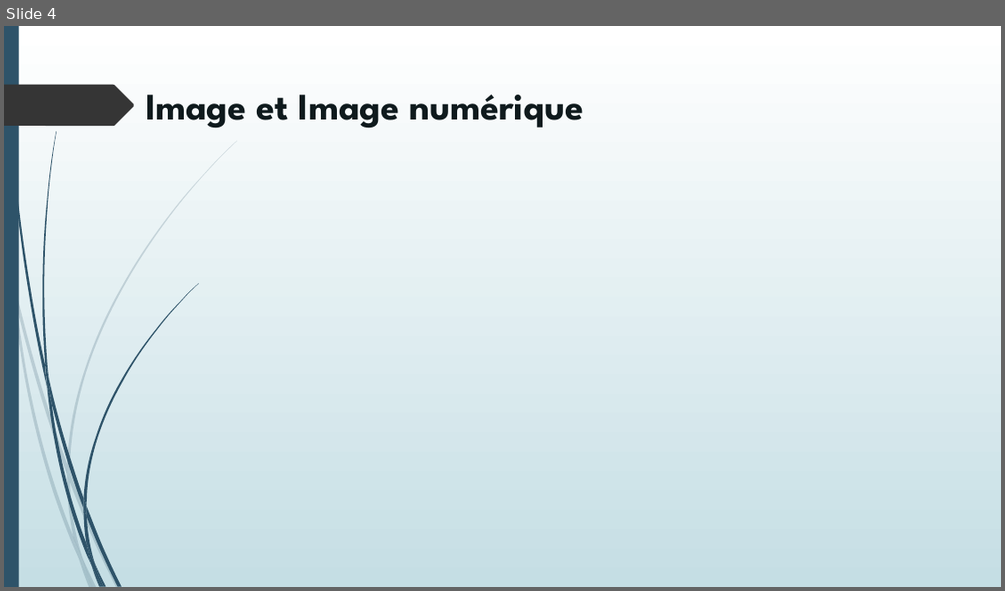
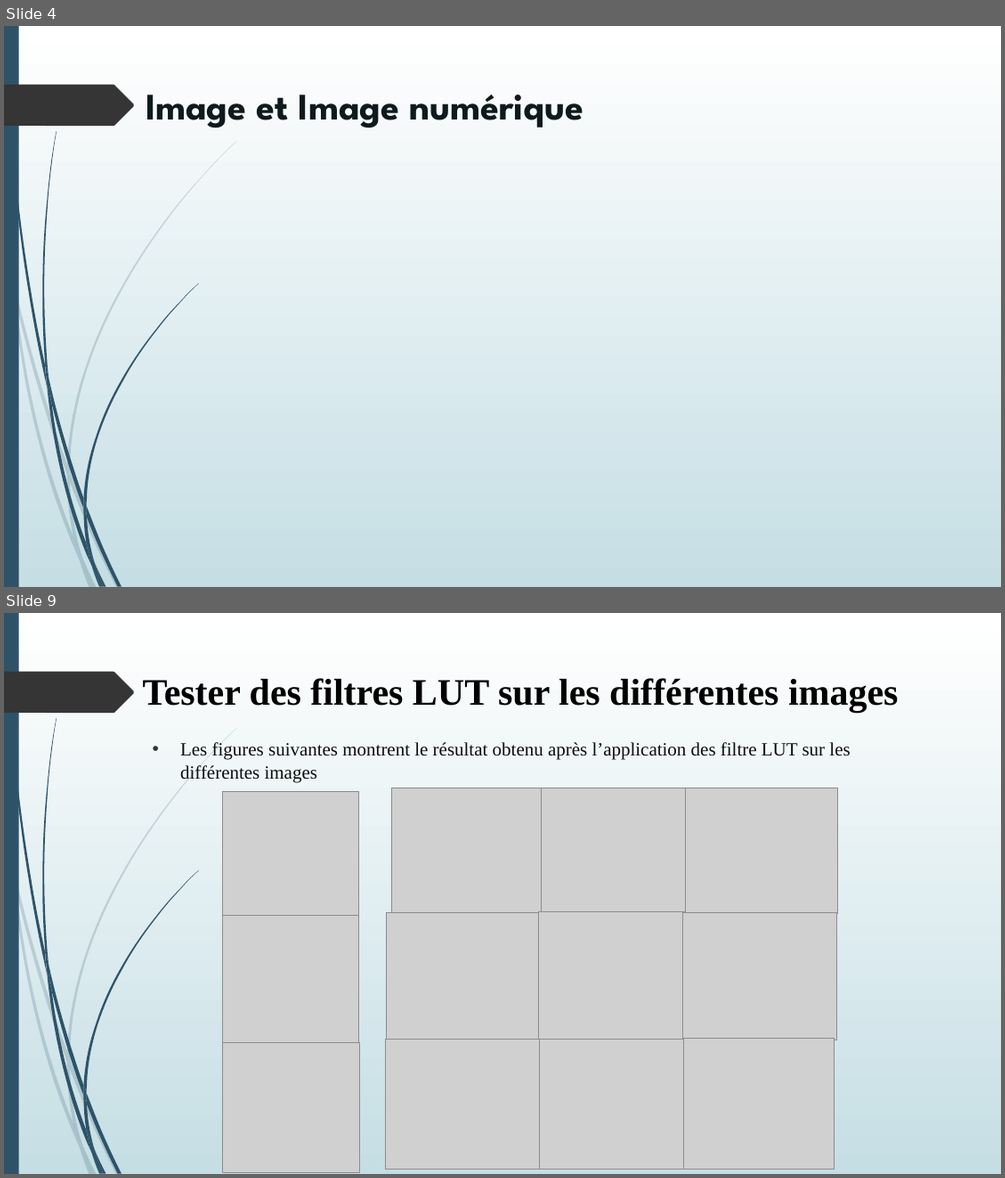
Before and after one commit to lyeslehara1996/TER, a slide deck: Présentation TER.pptx. Shown one above the other, each under a label of ours: slide 4 before the commit, slides 4 and 9 after it; the slides between them are not shown. The pictures are 1005x591 and 1005x1178 pixels, drawn with LibreOffice and Linux fonts; fonts in the diff are those of the drawing; grey boxes stand for pictures. Boxes give left, top, right and bottom in pixels: in the first picture for what was removed or moved away, otherwise in the second. Text is boxed around its words. In the diff, an @@ line names an element or a change of style, - is before the commit and + after.

```diff
--- a/Présentation TER.pptx
+++ b/Présentation TER.pptx
@@ slide 9 added at [4, 613, 1001, 1174], background gradient #FFFFFF to #C5DEE5; not listed: 24 template elements that a slide beside it also shows @@
@@ title added at [143, 678, 898, 712], 36 pt, text #000000, bold @@
+Tester des filtres LUT sur les différentes images
@@ text added at [180, 742, 850, 782], 18 pt, text #0D0D0D @@
+• Les figures suivantes montrent le résultat obtenu après l’application des filtre LUT sur les différentes images
@@ picture added at [222, 791, 359, 916] @@
@@ picture added at [222, 915, 359, 1043] @@
@@ group added at [386, 788, 838, 1169]: 9 pictures @@
@@ picture added at [222, 1042, 360, 1172] @@
```
Also in this commit, not shown: 4 slides changed, 9 other slides added, 3 slides removed, 1 other file.
